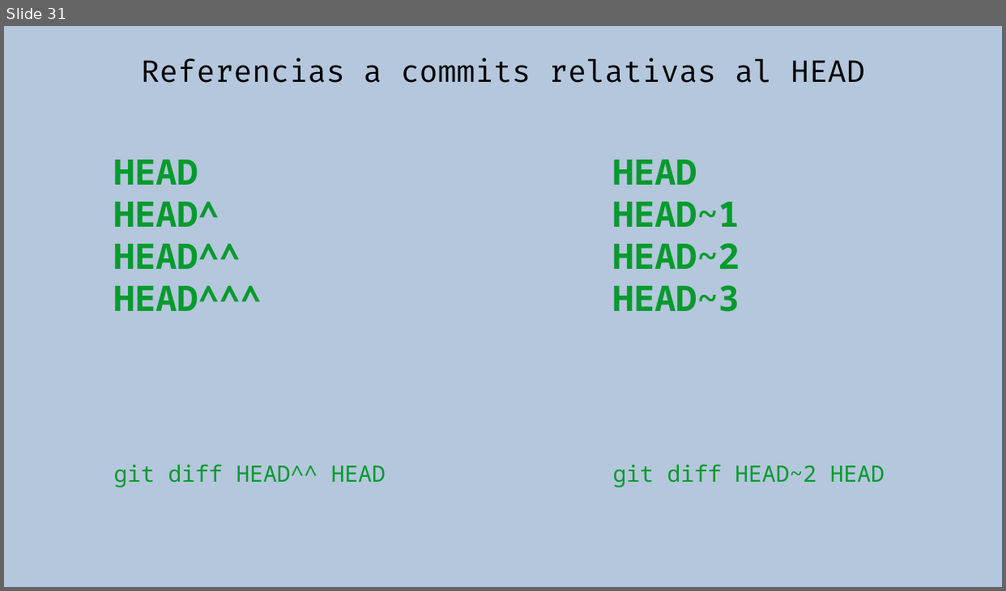
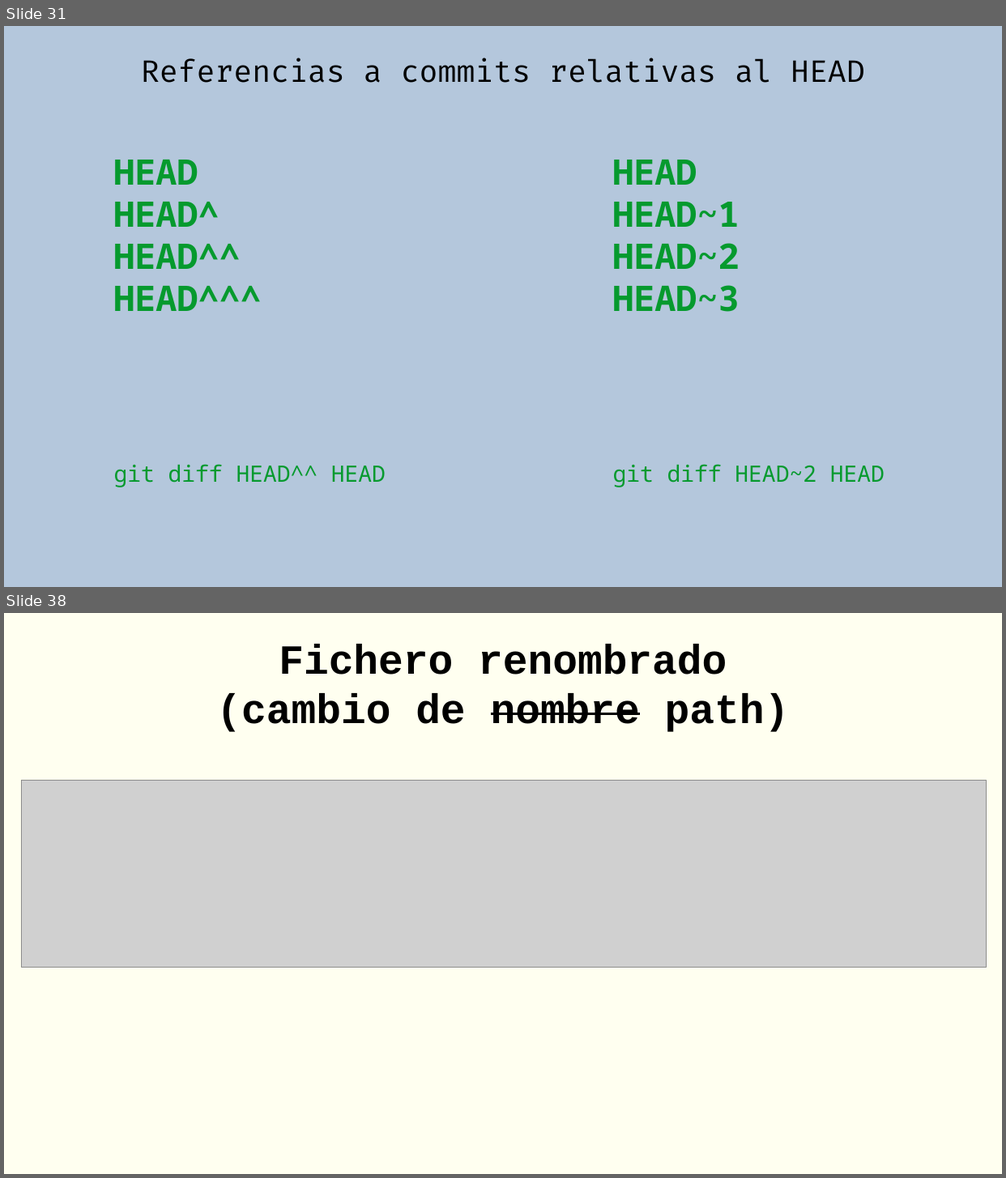
Before and after one commit to rgmf/eed2425, a slide deck: ut/02_control_de_versiones/presentacion/02_git_local.odp. Shown one above the other, each under a label of ours: slide 31 before the commit, slides 31 and 38 after it; the slides between them are not shown. The pictures are 1006x591 and 1006x1178 pixels, drawn with LibreOffice and Linux fonts; fonts in the diff are those of the drawing; grey boxes stand for pictures. Boxes give left, top, right and bottom in pixels: in the first picture for what was removed or moved away, otherwise in the second. Text is boxed around its words. In the diff, an @@ line names an element or a change of style, - is before the commit and + after.

```diff
--- a/ut/02_control_de_versiones/presentacion/02_git_local.odp
+++ b/ut/02_control_de_versiones/presentacion/02_git_local.odp
@@ slide 38 added at box(4, 613, 1002, 1174), background #FFFFF0 @@
@@ title added at box(216, 644, 790, 732), 33 pt, text #000000, bold @@
+Fichero renombrado
+(cambio de nombre path)
@@ picture added at box(21, 781, 987, 968) @@
```
Also in this commit, not shown: 1 slide changed, 7 other slides added, 2 slides removed, 1 other file.
